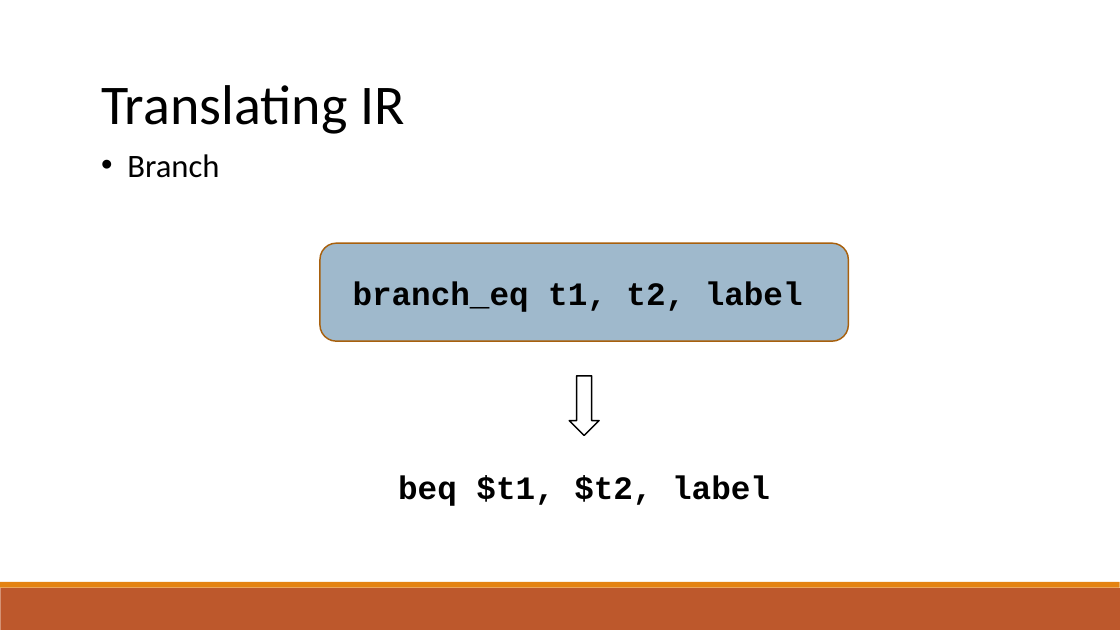
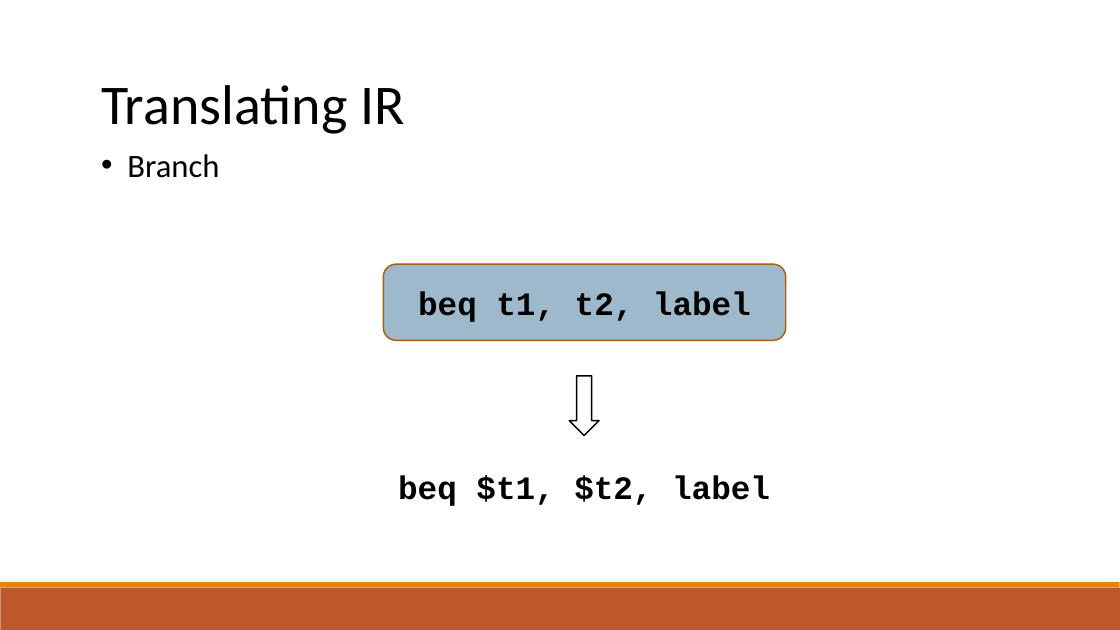
Before and after one commit to raghadzeidan/COMPILATION_TAU_FOR_STUDENTS, a slide deck: slide 41 of new_slides/codegen.pptx. Drawn at 1120x630 pixels with LibreOffice and Linux fonts; fonts in the diff are those of the drawing. Boxes give left, top, right and bottom in pixels: in the first picture for what was removed or moved away, otherwise in the second. Text is boxed around its words. In the diff, an @@ line names an element or a change of style, - is before the commit and + after.

```diff
--- a/new_slides/codegen.pptx
+++ b/new_slides/codegen.pptx
@@ rounded rectangle "beq t1, t2, label": place and size @@
-rounded rectangle "beq t1, t2, label" at (320,243,849,341)
+rounded rectangle "beq t1, t2, label" at (383,264,786,340)
@@ text in rounded rectangle at (418,291,751,322): text changed @@
-branch_eq t1, t2, label
+beq t1, t2, label
```
Also in this commit, not shown: 5 other slides changed, 12 slides added, 1 other file.
